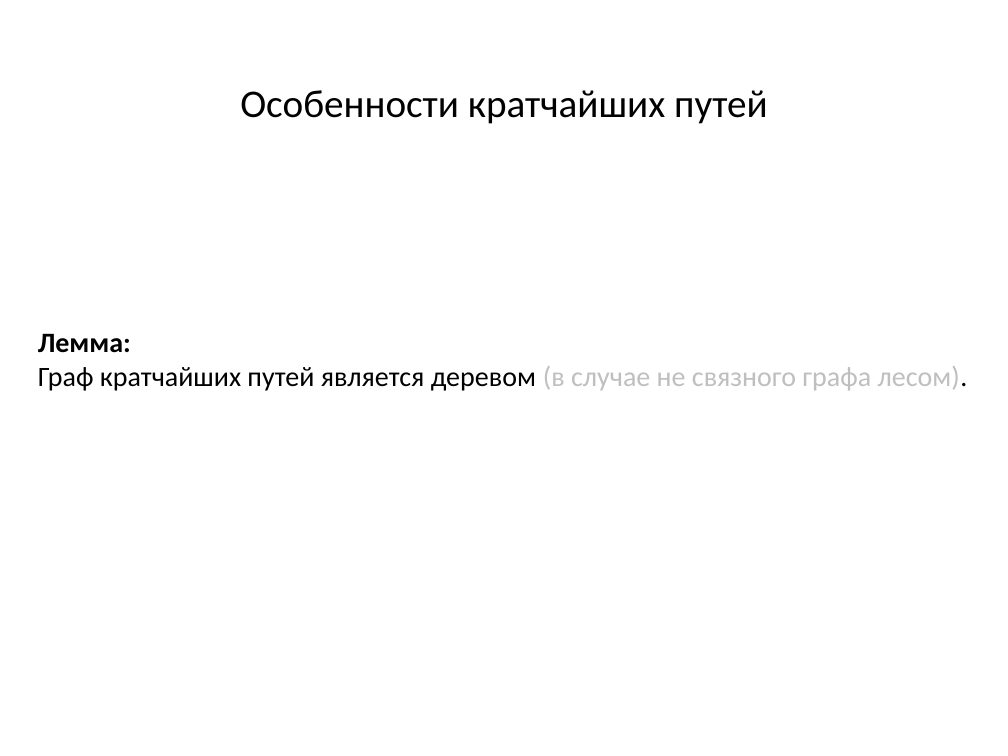
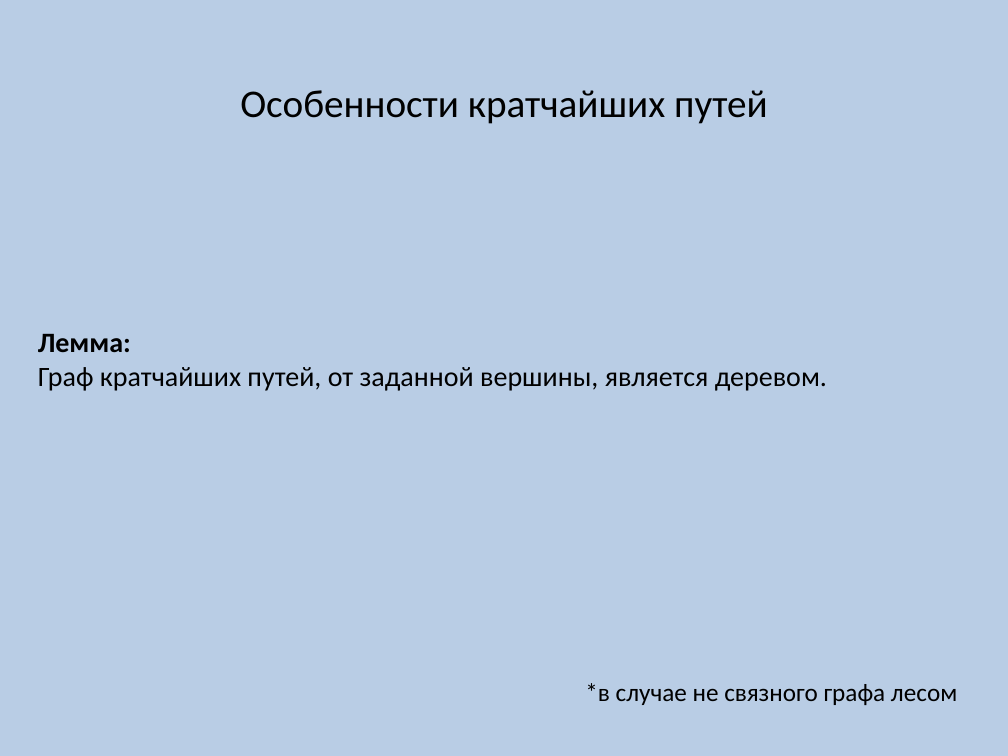
Before and after one commit to SteinbergOB/ANG, a slide deck: slide 9 of Презентации/Лекция 3.pptx. Drawn at 1008x756 pixels with LibreOffice and Linux fonts; fonts in the diff are those of the drawing. Boxes give left, top, right and bottom in pixels: in the first picture for what was removed or moved away, otherwise in the second. Text is boxed around its words. In the diff, an @@ line names an element or a change of style, - is before the commit and + after.

```diff
--- a/Презентации/Лекция 3.pptx
+++ b/Презентации/Лекция 3.pptx
@@ background #FFFFFF to #B9CDE5 @@
@@ text at (38, 367, 827, 391): text changed @@
-Граф кратчайших путей является деревом (в случае не связного графа лесом).
+Граф кратчайших путей, от заданной вершины, является деревом.
@@ text added at (585, 683, 957, 705), 18 pt, text #000000 @@
+*в случае не связного графа лесом
```
Also in this commit, not shown: 2 other slides changed, 4 slides added, 1 slide removed, 4 other files.
